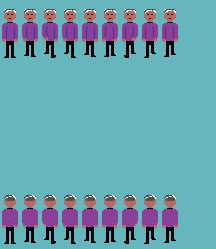
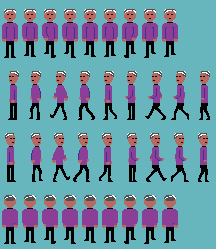
Before/after of a 216 x 249 layered artwork. What changed in the layer stack:
added group "right" with 9 layers above "left" over (x1=5, y1=133, x2=209, y2=182)
added layer "eight #1" in group "right" over (x1=198, y1=133, x2=209, y2=182)
added layer "seven #1" in group "right" over (x1=171, y1=133, x2=189, y2=182)
added layer "six #1" in group "right" over (x1=146, y1=133, x2=167, y2=182)
added layer "five #1" in group "right" over (x1=127, y1=133, x2=139, y2=182)
added layer "four #1" in group "right" over (x1=99, y1=133, x2=113, y2=182)
added layer "three #1" in group "right" over (x1=73, y1=133, x2=90, y2=182)
added layer "two #1" in group "right" over (x1=52, y1=133, x2=70, y2=182)
added layer "one #1" in group "right" over (x1=31, y1=133, x2=43, y2=182)
added layer "0 #1" in group "right" over (x1=5, y1=133, x2=16, y2=182)
added layer "left" above "Layer #1" over (x1=8, y1=71, x2=210, y2=120)
